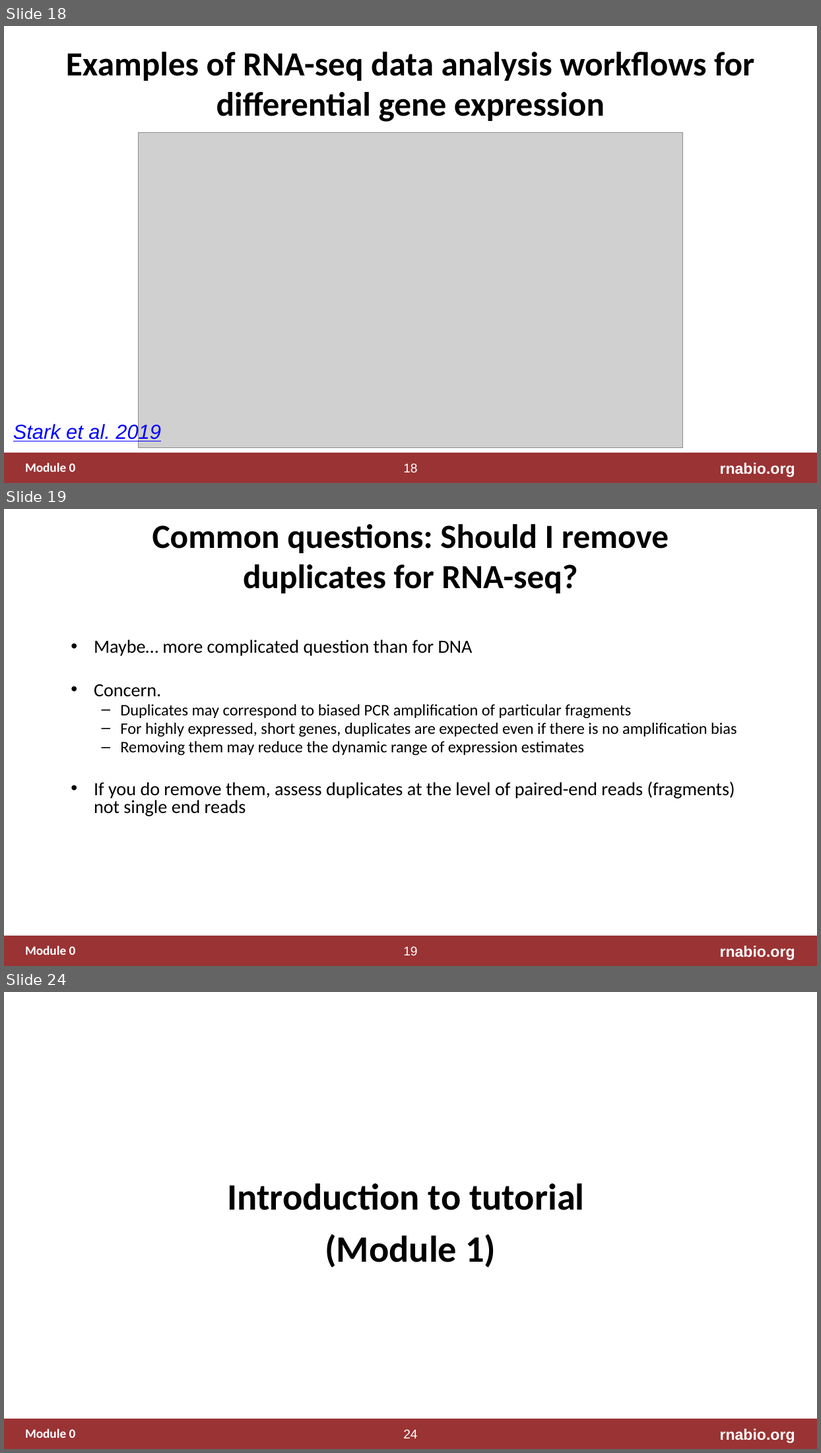
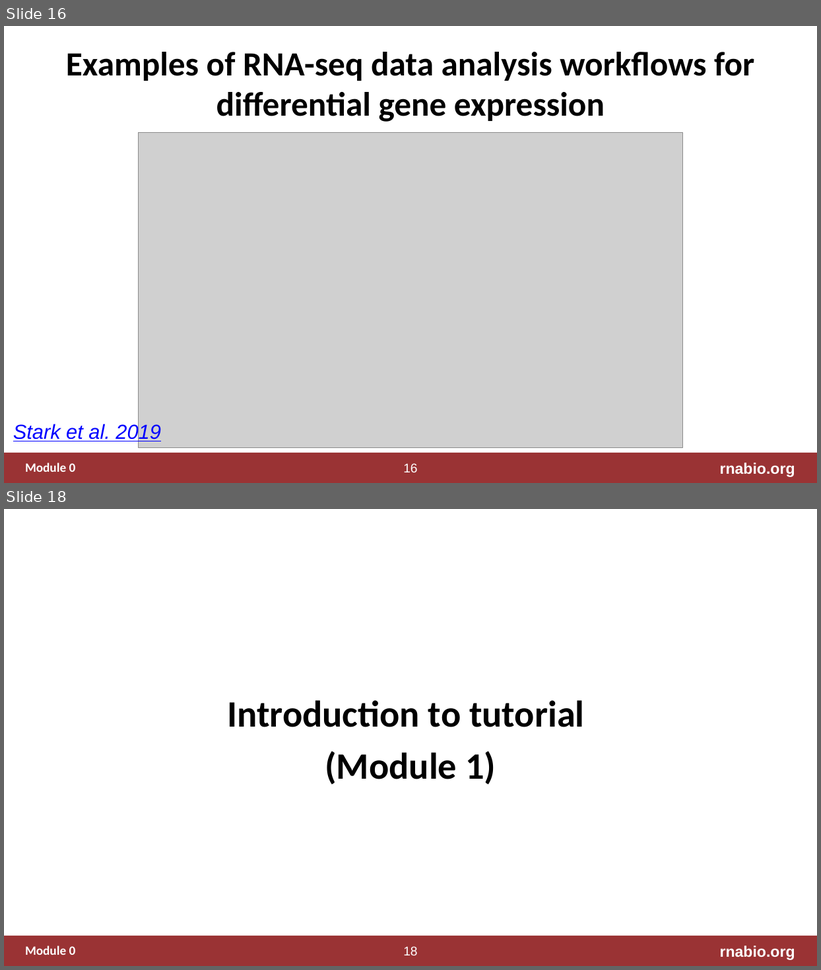
Before and after one commit to griffithlab/rnabio.org, a slide deck: assets/lectures/cshl/2020/full/RNASeq_Module0_IntrotoRNA.pptx. Shown one above the other, each under a label of ours: slides 18, 19 and 24 before the commit, slides 16 and 18 after it; the slides between them are not shown. The pictures are 821x1453 and 821x970 pixels, drawn with LibreOffice and Linux fonts; fonts in the diff are those of the drawing; grey boxes stand for pictures. Boxes give left, top, right and bottom in pixels: in the first picture for what was removed or moved away, otherwise in the second. Text is boxed around its words. In the diff, an @@ line names an element or a change of style, - is before the commit and + after.

Commit message:
shorten intro rna-seq lecture

```diff
--- a/assets/lectures/cshl/2020/full/RNASeq_Module0_IntrotoRNA.pptx
+++ b/assets/lectures/cshl/2020/full/RNASeq_Module0_IntrotoRNA.pptx
@@ slide 19 removed at (4,509,817,966), background #FFFFFF; not listed: 4 template elements that a slide beside it also shows @@
@@ title removed at (152,524,669,593) @@
-Common questions: Should I remove duplicates for RNA-seq?
@@ text removed at (94,640,737,817) @@
-• Maybe… more complicated question than for DNA
-• Concern.
-  – Duplicates may correspond to biased PCR amplification of particular fragments
-  – For highly expressed, short genes, duplicates are expected even if there is no amplification bias
-  – Removing them may reduce the dynamic range of expression estimates
-• If you do remove them, assess duplicates at the level of paired-end reads (fragments) not single end reads
@@ what was slide 18 is now slide 16 @@
@@ page number at (403,464,417,473): text changed @@
-18
+16
@@ what was slide 24 is now slide 18 @@
@@ page number at (403,947,417,956): text changed @@
-24
+18
```
Also in this commit, not shown: 1 slide changed, 6 other slides removed, 1 other file.
